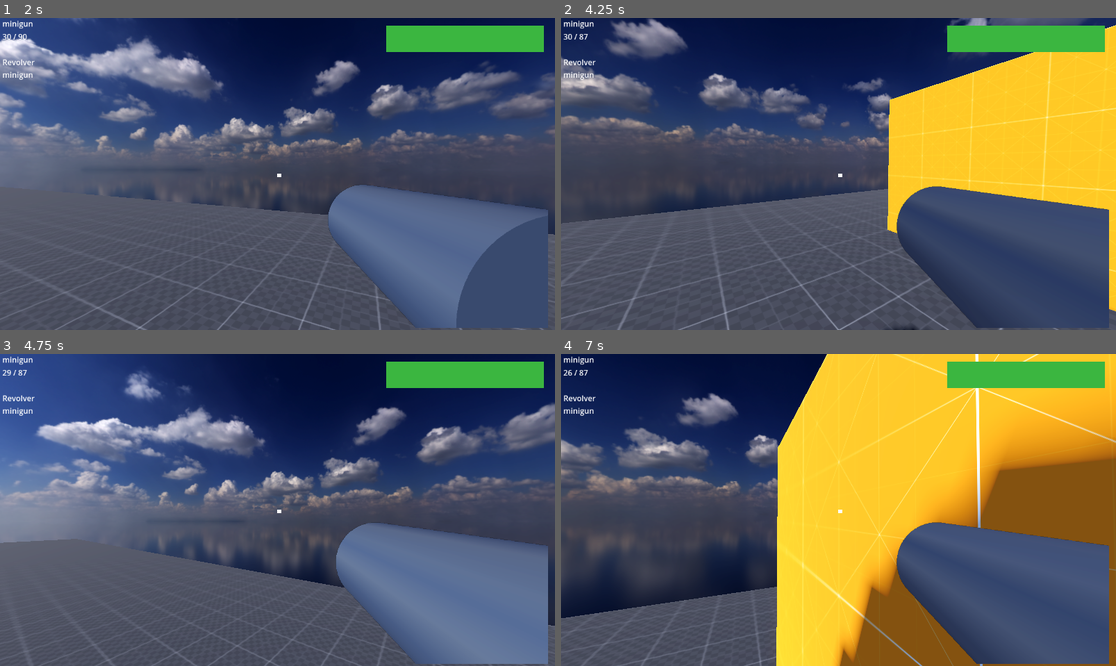
Above: before the commit, frames 1-4 (two rows, left to right).
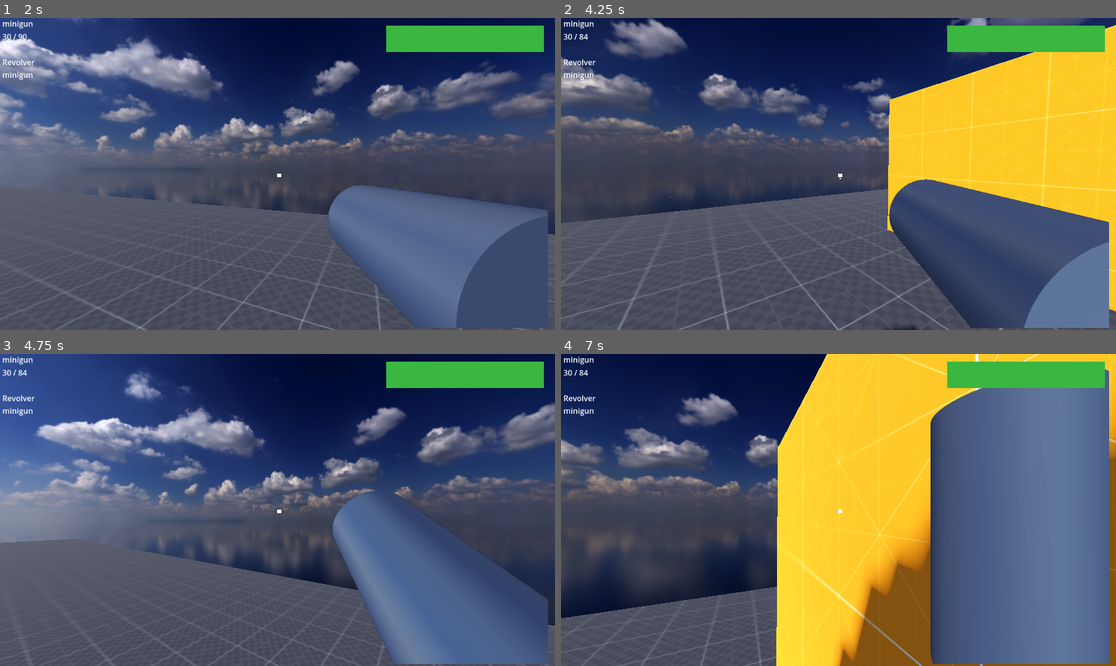
Above: after the commit, the same moments.

Repository: Inquisitor718/MadCow
Game: Godot game, scene res://scenes/main.tscn
Two runs of this game, one before a commit and one after it. Both use one fixed random seed, a clock stepped at 60 frames per second and the inputs below.
Inputs (mouse positions are in pixels of both pictures, inside the frame that each line leads up to):
- Up to frame 1 (2 s): tap Enter (ui_accept) at 0.5 s; move the mouse to (305, 174) at 0.52 s; press the mouse at (305, 174) at 0.53 s; hold V (Weapon_Up) from 0.53 s (still down); tap Space (jump) at 0.77, 1.52 s; move the mouse to (249, 174) at 1.27 s; release the mouse at (249, 174) at 1.28 s; click (249, 174) at 1.35 s
- Up to frame 2 (4.25 s): keep holding V (Weapon_Up); move the mouse to (849, 167) at 2.02 s; hold Ctrl (crouch) 2.03-2.78 s; click (849, 167) at 2.3 s; tap Enter (ui_accept) at 2.75 s; move the mouse to (832, 180) at 2.77 s; tap E (free_look) at 2.85 s; tap Space (jump) at 3.02, 3.77 s; click (832, 180) at 3.05 s; move the mouse to (877, 177) at 3.52 s; hold Shift (sprint) from 3.53 s (still down); click (877, 177) at 3.8 s; tap R (Reload) at 4.15 s
- Up to frame 3 (4.75 s): keep holding V (Weapon_Up); move the mouse to (233, 506) at 4.27 s; release Shift (sprint) at 4.28 s; click (233, 506) at 4.35 s; tap Space (jump) at 4.52 s
- Up to frame 4 (7 s): move the mouse to (844, 510) at 5.02 s; press the mouse at (844, 510) at 5.03 s; move the mouse to (816, 503) at 5.77 s; release V (Weapon_Up) at 5.78 s; release the mouse at (816, 503) at 5.78 s; hold D (right) 5.78-6.53 s; tap Ctrl (crouch) at 5.85 s; tap Space (jump) at 6.02, 6.77 s; click (816, 503) at 6.05 s; move the mouse to (866, 510) at 6.52 s; hold V (Weapon_Up) from 6.53 s (still down); hold E (free_look) from 6.53 s (still down); click (866, 510) at 6.8 s

Frame 1 is identical in both runs. In frame 2, 3.9% of the frame differs, in the area x 4-99%, y 5-100%; in frame 3, 9.0%; in frame 4, 25%, in the area x 0-99%, y 4-100%.

Commit message:
Minigun now has Projectiles that work
title(aasaan nhi tha)

Diff:
--- a/madcow-decease/assets/weapon_resources/Minigun.tres
+++ b/madcow-decease/assets/weapon_resources/Minigun.tres
@@ -1,22 +1,24 @@
-[gd_resource type="Resource" script_class="Weapon_Resource" load_steps=2 format=3 uid="uid://d0rj6ma6qyhe0"]
+[gd_resource type="Resource" script_class="Weapon_Resource" load_steps=3 format=3 uid="uid://d0rj6ma6qyhe0"]
 
 [ext_resource type="Script" uid="uid://c2imv21vq2msg" path="res://scripts/Weapon_resource.gd" id="1_g265i"]
+[ext_resource type="PackedScene" uid="uid://dmm3mbp265gwn" path="res://scenes/bullet.tscn" id="1_pkjo4"]
 
 [resource]
 script = ExtResource("1_g265i")
 W_name = "minigun"
 Activate_anim = "MinigunActivate"
 Shoot_anim = "MinigunShoot"
-Reload_anim = ""
-DActivate_anim = ""
+Reload_anim = "MinigunReload"
+DActivate_anim = "MinigunDeac"
 No_ammo_anim = ""
 Active_ammo = 30
 Stored_ammo = 90
 Magazine = 30
 Max_ammo = 300
-Auto_fire = false
+Auto_fire = true
 Type = 2
 range = 5000
 dmg = 10
-Projectile_Velocity = 300
+Projectile_To_Load = ExtResource("1_pkjo4")
+Projectile_Velocity = 100
 metadata/_custom_type_script = "uid://c2imv21vq2msg"
--- a/madcow-decease/project.godot
+++ b/madcow-decease/project.godot
@@ -19,6 +19,7 @@
 
 player_S=""
 Enemy=""
+Proj=""
 
 [input]
 
--- /dev/null
+++ b/madcow-decease/scenes/bullet.tscn
@@ -0,0 +1,36 @@
+[gd_scene load_steps=5 format=3 uid="uid://dmm3mbp265gwn"]
+
+[ext_resource type="Script" uid="uid://3c5r63aj4o30" path="res://scripts/bullet.gd" id="1_mkf8s"]
+
+[sub_resource type="ShaderMaterial" id="ShaderMaterial_y25gk"]
+
+[sub_resource type="CylinderMesh" id="CylinderMesh_mkf8s"]
+material = SubResource("ShaderMaterial_y25gk")
+
+[sub_resource type="CapsuleShape3D" id="CapsuleShape3D_h1aey"]
+radius = 0.147658
+height = 0.557883
+
+[node name="Bullet" type="RigidBody3D" groups=["Proj"]]
+transform = Transform3D(1, 0, 0, 0, -0.00439826, 0.99999, 0, -0.99999, -0.00439826, 0, 0, 0)
+collision_layer = 4
+collision_mask = 7
+mass = 0.01
+continuous_cd = true
+contact_monitor = true
+max_contacts_reported = 10
+script = ExtResource("1_mkf8s")
+
+[node name="MeshInstance3D" type="MeshInstance3D" parent="."]
+transform = Transform3D(0.2, 0, 0, 0, 0.2, 0, 0, 0, 0.2, 0, 0, 0)
+mesh = SubResource("CylinderMesh_mkf8s")
+
+[node name="CollisionShape3D" type="CollisionShape3D" parent="."]
+shape = SubResource("CapsuleShape3D_h1aey")
+
+[node name="Timer" type="Timer" parent="."]
+wait_time = 20.0
+autostart = true
+
+[connection signal="body_entered" from="." to="." method="_on_body_entered"]
+[connection signal="timeout" from="Timer" to="." method="_on_timer_timeout"]
--- a/madcow-decease/scenes/main.tscn
+++ b/madcow-decease/scenes/main.tscn
@@ -46,3 +46,5 @@
 transform = Transform3D(-4.37114e-08, 0, -1, 0, 1, 0, 1, 0, -4.37114e-08, -43, 1.5, 0)
 collision_layer = 17
 navigation_region = NodePath("../NavigationRegion3D")
+
+[node name="ProjectileContainer" type="Node3D" parent="."]
--- a/madcow-decease/scenes/minigun.tscn
+++ b/madcow-decease/scenes/minigun.tscn
@@ -2,7 +2,7 @@
 
 [sub_resource type="CylinderMesh" id="CylinderMesh_haywc"]
 
-[node name="minigun" type="Node3D"]
+[node name="minigun" type="Node3D" groups=["Proj"]]
 
 [node name="MeshInstance3D" type="MeshInstance3D" parent="."]
 transform = Transform3D(1, 0, 0, 0, -0.000331565, 1, 0, -1, -0.000331565, 0, 0, 0)
--- a/madcow-decease/scenes/player_S_.tscn
+++ b/madcow-decease/scenes/player_S_.tscn
@@ -47,6 +47,62 @@
 "values": [false, true]
 }
 
+[sub_resource type="Animation" id="Animation_4j2pt"]
+resource_name = "MinigunDeac"
+length = 0.5
+tracks/0/type = "value"
+tracks/0/imported = false
+tracks/0/enabled = true
+tracks/0/path = NodePath("minigun:position")
+tracks/0/interp = 1
+tracks/0/loop_wrap = true
+tracks/0/keys = {
+"times": PackedFloat32Array(0, 0.5),
+"transitions": PackedFloat32Array(1, 1),
+"update": 0,
+"values": [Vector3(0.33, -0.17133, -0.474436), Vector3(0, -1.32037, 0)]
+}
+tracks/1/type = "value"
+tracks/1/imported = false
+tracks/1/enabled = true
+tracks/1/path = NodePath("minigun:visible")
+tracks/1/interp = 1
+tracks/1/loop_wrap = true
+tracks/1/keys = {
+"times": PackedFloat32Array(0.0333333, 0.25),
+"transitions": PackedFloat32Array(1, 1),
+"update": 1,
+"values": [true, false]
+}
+
+[sub_resource type="Animation" id="Animation_0wot1"]
+resource_name = "MinigunReload"
+length = 5.0
+tracks/0/type = "value"
+tracks/0/imported = false
+tracks/0/enabled = true
+tracks/0/path = NodePath("minigun:rotation")
+tracks/0/interp = 1
+tracks/0/loop_wrap = true
+tracks/0/keys = {
+"times": PackedFloat32Array(-0.0333333, 2, 3, 5),
+"transitions": PackedFloat32Array(1, 1, 1, 1),
+"update": 0,
+"values": [Vector3(0, 0, 0), Vector3(1.5708, 0, 0), Vector3(1.5708, 0, 0), Vector3(0, 0, 0)]
+}
+tracks/1/type = "value"
+tracks/1/imported = false
+tracks/1/enabled = true
+tracks/1/path = NodePath("minigun:position")
+tracks/1/interp = 1
+tracks/1/loop_wrap = true
+tracks/1/keys = {
+"times": PackedFloat32Array(-0.0333333, 2, 2.5, 5),
+"transitions": PackedFloat32Array(1, 1, 1, 1),
+"update": 0,
+"values": [Vector3(0.33, -0.17133, -0.474436), Vector3(0.33, -0.17133, -0.378698), Vector3(0.33, -0.050642, -0.378698), Vector3(0.33, -0.17133, -0.474436)]
+}
+
 [sub_resource type="Animation" id="Animation_qde3d"]
 resource_name = "MinigunShoot"
 length = 0.05
@@ -111,7 +167,7 @@
 "times": PackedFloat32Array(0),
 "transitions": PackedFloat32Array(1),
 "update": 0,
-"values": [Vector3(0, -1.32037, 0)]
+"values": [Vector3(0.33, -0.17133, -0.378698)]
 }
 tracks/4/type = "value"
 tracks/4/imported = false
@@ -125,6 +181,18 @@
 "update": 1,
 "values": [false]
 }
+tracks/5/type = "value"
+tracks/5/imported = false
+tracks/5/enabled = true
+tracks/5/path = NodePath("minigun:rotation")
+tracks/5/interp = 1
+tracks/5/loop_wrap = true
+tracks/5/keys = {
+"times": PackedFloat32Array(0),
+"transitions": PackedFloat32Array(1),
+"update": 0,
+"values": [Vector3(0, 0, 0)]
+}
 
 [sub_resource type="Animation" id="Animation_aj78o"]
 resource_name = "RevolverActivate"
@@ -265,6 +333,8 @@
 [sub_resource type="AnimationLibrary" id="AnimationLibrary_lk2ay"]
 _data = {
 &"MinigunActivate": SubResource("Animation_w0gdg"),
+&"MinigunDeac": SubResource("Animation_4j2pt"),
+&"MinigunReload": SubResource("Animation_0wot1"),
 &"MinigunShoot": SubResource("Animation_qde3d"),
 &"RESET": SubResource("Animation_v7hu7"),
 &"RevolverActivate": SubResource("Animation_aj78o"),
@@ -279,7 +349,7 @@
 [sub_resource type="CapsuleMesh" id="CapsuleMesh_4j2pt"]
 material = SubResource("StandardMaterial3D_flsqn")
 
-[node name="Player" type="CharacterBody3D" groups=["player_S"]]
+[node name="Player" type="CharacterBody3D" groups=["Proj", "player_S"]]
 script = ExtResource("1_gkn25")
 
 [node name="CollisionShape3D" type="CollisionShape3D" parent="."]
@@ -375,7 +445,7 @@
 visible = false
 
 [node name="minigun" parent="Head/Camera3D/W_Manager/rig" instance=ExtResource("6_w0gdg")]
-transform = Transform3D(0.25, 0, 0, 0, 0.25, 0, 0, 0, 0.25, 0, -1.32037, 0)
+transform = Transform3D(0.25, 0, 0, 0, 0.25, 0, 0, 0, 0.25, 0.33, -0.17133, -0.378698)
 visible = false
 
 [node name="AnimationPlayer" type="AnimationPlayer" parent="Head/Camera3D/W_Manager/rig"]
--- /dev/null
+++ b/madcow-decease/scripts/bullet.gd
@@ -0,0 +1,26 @@
+extends RigidBody3D
+
+var dmg = 0
+func _ready() -> void:
+	pass # Replace with function body.
+
+
+func _process(delta: float) -> void:
+	pass
+
+
+func _on_body_entered(body: Node) -> void:
+	if body.is_in_group("Proj"):
+		pass
+	else:
+		if body.is_in_group("Enemy") && body.has_method("Hit"):
+			body.Hit(dmg)
+			queue_free()
+		else:
+			queue_free()
+
+
+
+
+func _on_timer_timeout() -> void:
+	queue_free()
--- a/madcow-decease/scripts/w_manager.gd
+++ b/madcow-decease/scripts/w_manager.gd
@@ -86,7 +86,7 @@
 				HITSCAN:
 					Hit_Scan_Collision(Cam_Collision)
 				PROJECTILE:
-					pass
+					Launch_Proj(Get_Cam_Collision())
 	else:
 		reload()
 func reload():
@@ -133,3 +133,12 @@
 	if Collider.is_in_group("Enemy") and Collider.has_method("Hit"):
 		Collider.Hit(Current_Weapon.dmg )
 		print("Hit")
+
+
+func Launch_Proj(Point: Vector3):
+	var Direction = (Point - Bullet_Point.get_global_transform().origin).normalized()
+	var Projectile = Current_Weapon.Projectile_To_Load.instantiate()
+
+	Bullet_Point.add_child(Projectile)
+	Projectile.dmg = Current_Weapon.dmg
+	Projectile.set_linear_velocity(Direction*Current_Weapon.Projectile_Velocity)
Not shown: 1 places in madcow-decease/scenes/player_S_.tscn that only renumber resources
Not shown, added: madcow-decease/scripts/bullet.gd.uid
